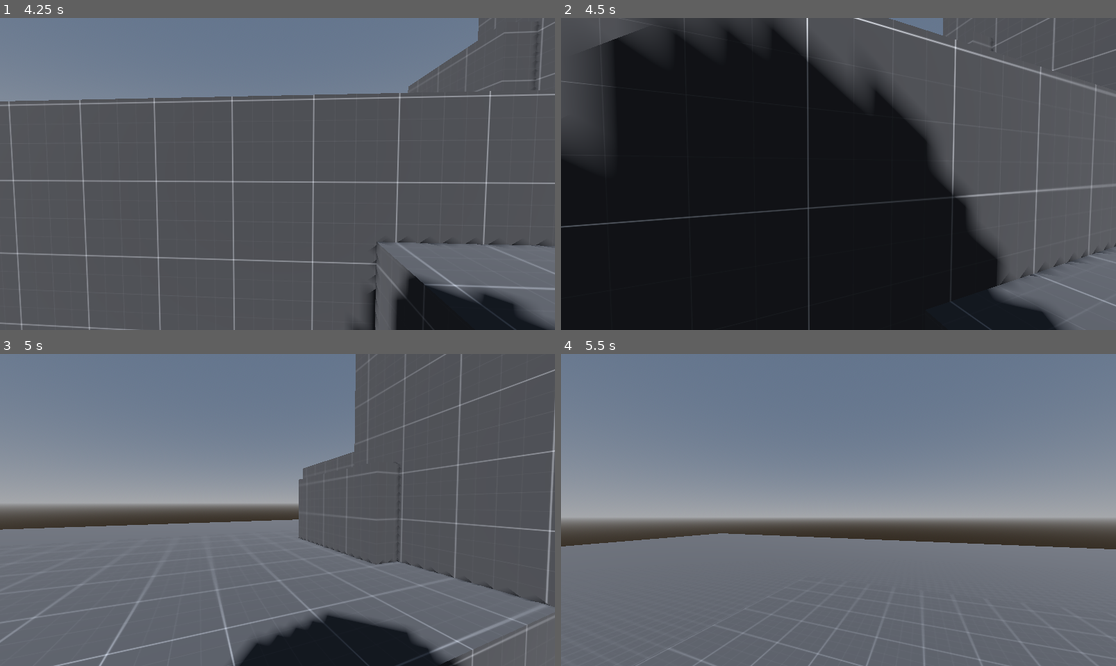
Above: before the commit, frames 1-4 (two rows, left to right).
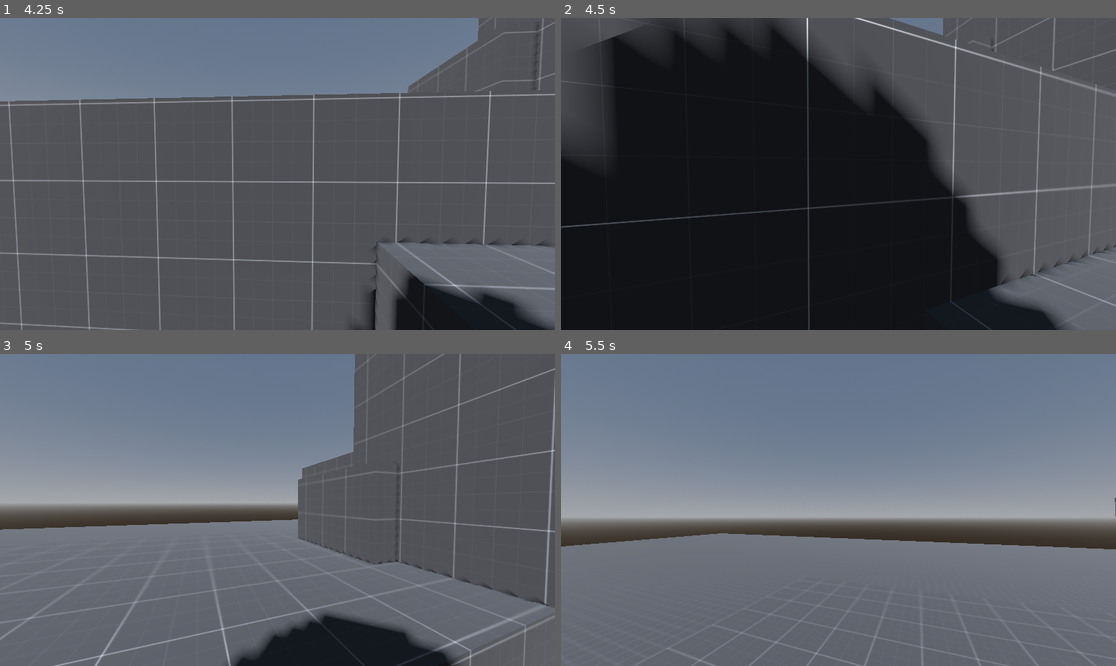
Above: after the commit, the same moments.

Repository: Deeeeelan/Some-Game-Jam-24
Game: Godot game, scene res://Scenes/Title Screen.tscn
Two runs of this game, one before a commit and one after it. Both use one fixed random seed, a clock stepped at 60 frames per second and the inputs below.
Inputs (mouse positions are in pixels of both pictures, inside the frame that each line leads up to):
- Up to frame 1 (4.25 s): click "Start" at 0.5 s; tap Enter (ui_accept) at 1.25, 1.52, 2.27, 3.5, 3.77 s; move the mouse to (305, 174) at 1.27 s; press the mouse at (305, 174) at 1.28 s; hold W (Forward) from 1.28 s (still down); move the mouse to (249, 174) at 2.02 s; release the mouse at (249, 174) at 2.03 s; click (249, 174) at 2.1 s; move the mouse to (288, 167) at 2.77 s; press the mouse at (288, 167) at 2.78 s; move the mouse to (271, 180) at 3.52 s; release the mouse at (271, 180) at 3.53 s; click (271, 180) at 3.6 s
- Up to frame 2 (4.5 s): keep holding W (Forward); move the mouse to (877, 177) at 4.27 s; press the mouse at (877, 177) at 4.28 s
- Up to frame 3 (5 s): keep holding W (Forward); tap Enter (ui_accept) at 4.52 s
- Up to frame 4 (5.5 s): keep holding W (Forward); move the mouse to (794, 506) at 5.02 s; release the mouse at (794, 506) at 5.03 s; click (794, 506) at 5.1 s; tap Enter (ui_accept) at 5.27 s

Frame 1 is identical in both runs. In frame 2, 0.1% of the frame differs, in the area x 6-100%, y 0-87%; in frame 3, 2.2%, in the area x 0-100%, y 0-100%; in frame 4, 0.1%.

Commit message:
Added close range detection
For melee attacks.

Diff:
--- a/Scenes/Game.tscn
+++ b/Scenes/Game.tscn
@@ -10,6 +10,8 @@
 
 [sub_resource type="CapsuleShape3D" id="CapsuleShape3D_44npv"]
 
+[sub_resource type="SphereShape3D" id="SphereShape3D_10t7b"]
+
 [sub_resource type="CapsuleMesh" id="CapsuleMesh_ey0af"]
 
 [sub_resource type="ProceduralSkyMaterial" id="ProceduralSkyMaterial_rjoyy"]
@@ -45,6 +47,12 @@
 transform = Transform3D(1, 0, 0, 0, 1, 0, 0, 0, 1, 0, 0.5, 0)
 
 [node name="Camera3D" type="Camera3D" parent="Node3D/Player/Head"]
+
+[node name="Area3D" type="Area3D" parent="Node3D/Player/Head"]
+transform = Transform3D(1, 0, 0, 0, 1, 0, 0, 0, 1, 0, -0.4, -0.7)
+
+[node name="CollisionShape3D" type="CollisionShape3D" parent="Node3D/Player/Head/Area3D"]
+shape = SubResource("SphereShape3D_10t7b")
 
 [node name="MeshInstance3D" type="MeshInstance3D" parent="Node3D/Player"]
 mesh = SubResource("CapsuleMesh_ey0af")
--- a/Scripts/player.gd
+++ b/Scripts/player.gd
@@ -18,6 +18,9 @@
 		rotate_y(deg_to_rad(-event.relative.x * mouse_sens))
 		head.rotate_x(deg_to_rad(-event.relative.y * mouse_sens))
 		head.rotation.x = clamp(head.rotation.x,deg_to_rad(-89),deg_to_rad(89))
+	if event.is_action_pressed("Attack"):
+		var DetectedItems = $Head/Area3D.get_overlapping_bodies()
+		print(DetectedItems)
 
 func _physics_process(delta: float) -> void:
 	# Add the gravity.
--- a/project.godot
+++ b/project.godot
@@ -65,3 +65,8 @@
 "events": [Object(InputEventKey,"resource_local_to_scene":false,"resource_name":"","device":-1,"window_id":0,"alt_press …(195 unchanged characters)…
 ]
 }
+Attack={
+"deadzone": 0.5,
+"events": [Object(InputEventMouseButton,"resource_local_to_scene":false,"resource_name":"","device":-1,"window_id":0,"alt_pressed":false,"shift_pressed":false,"ctrl_pressed":false,"meta_pressed":false,"button_mask":0,"position":Vector2(0, 0),"global_position":Vector2(0, 0),"factor":1.0,"button_index":1,"canceled":false,"pressed":false,"double_click":false,"script":null)
+]
+}
Not shown: 1 places in Scenes/Game.tscn that only renumber resources
